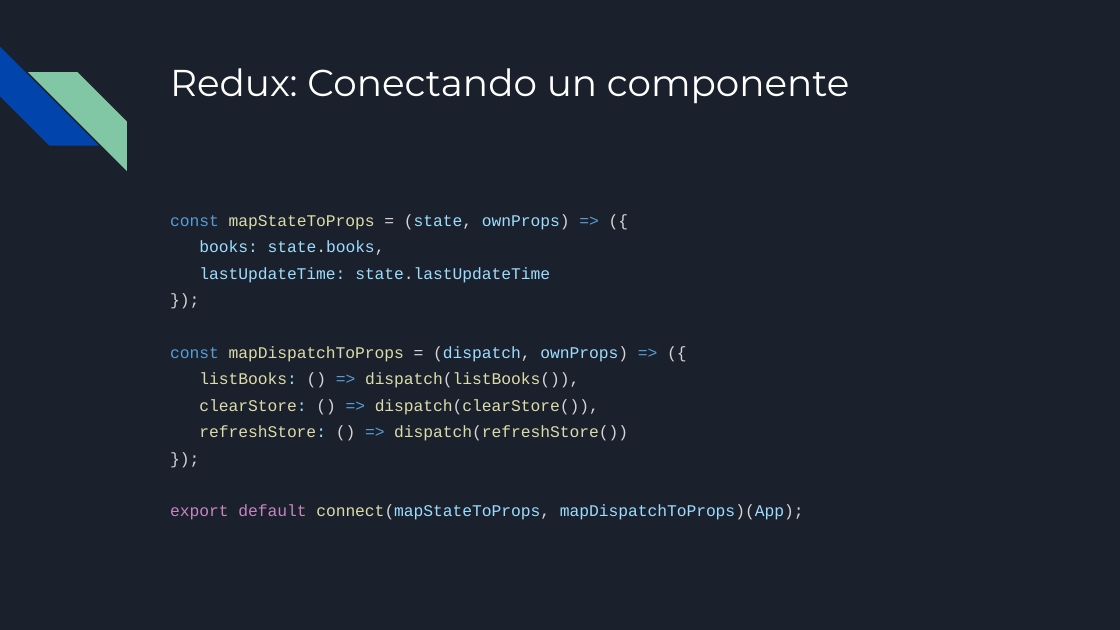
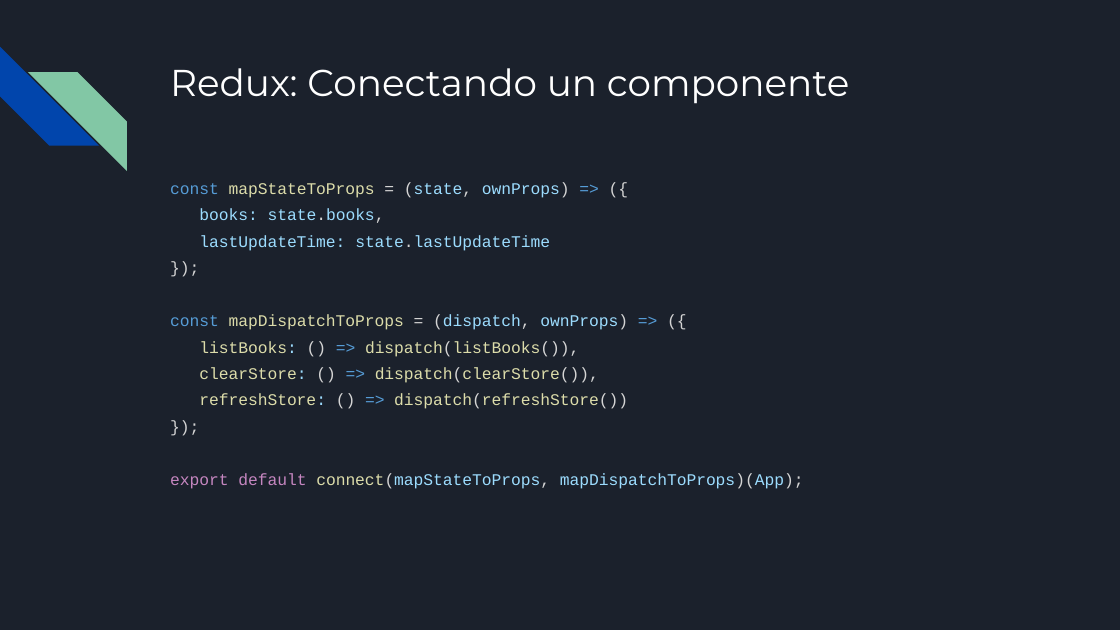
Before and after one commit to francisco-pinchentti/react-basics, a slide deck: slide 28 of docs/React.odp (slide 25 before the commit). Drawn at 1120x630 pixels with LibreOffice and Linux fonts; fonts in the diff are those of the drawing. Boxes give left, top, right and bottom in pixels: in the first picture for what was removed or moved away, otherwise in the second. Text is boxed around its words. In the diff, an @@ line names an element or a change of style, - is before the commit and + after.

Commit message:
updated presentation: redux, test, summary

```diff
--- a/docs/React.odp
+++ b/docs/React.odp
@@ text "const mapStateToProps = (state, ownProps) ..." moved from (x1=170, y1=214, x2=804, y2=520) to (x1=170, y1=182, x2=804, y2=489) @@
```
Also in this commit, not shown: 5 other slides changed, 5 slides added, 1 slide removed.
